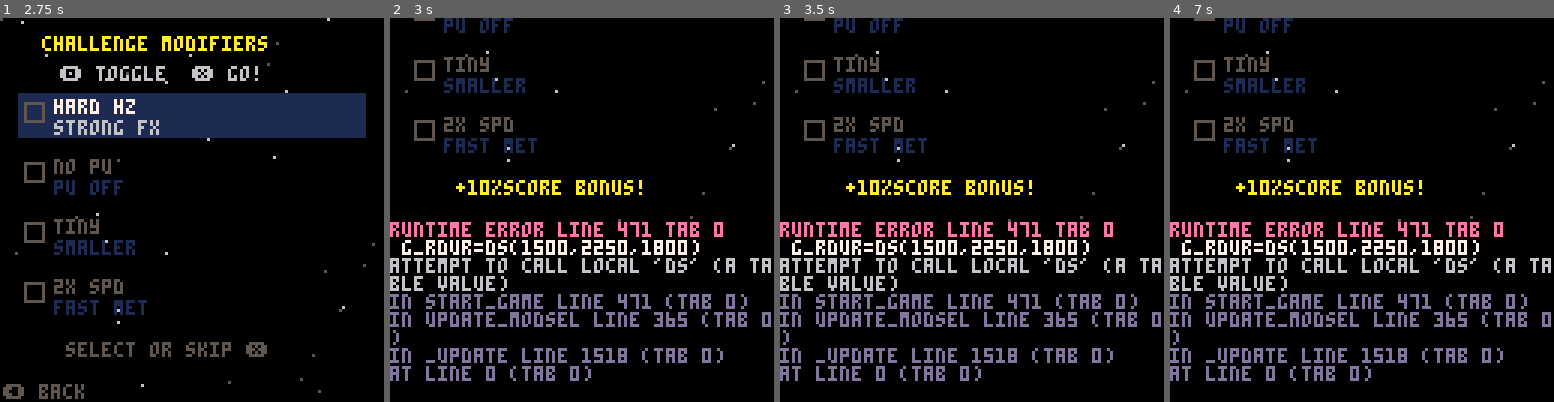
Above: before the commit, frames 1-4 (left to right).
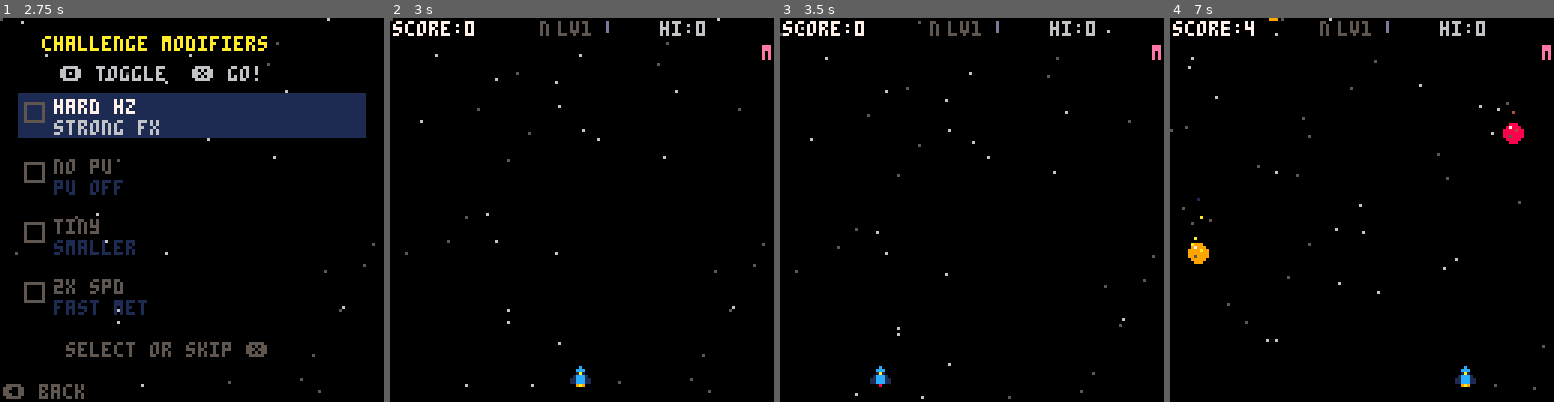
Above: after the commit, the same moments.

Repository: jeffcampbell/game-a-day
Game: PICO-8 cartridge games/2026-03-04/game.p8
The game is run twice, just before and just after one commit, with the same random seed, the same clock (stepped at 60 frames per second) and the same inputs.
Inputs:
- Up to frame 1 (2.75 s): tap X (X key) at 0.33, 1.07, 1.85 s; tap O (Z key) at 0.7, 1.7, 2.1, 2.5 s; hold Right 1.6-2.1 s; hold Up 2.15-2.42 s; hold Right from 2.47 s (still down)
- Up to frame 2 (3 s): keep holding Right; tap O (Z key) at 2.9 s; tap X (X key) at 2.97 s
- Up to frame 3 (3.5 s): release Right at 3.03 s; hold Left from 3.08 s (still down); tap O (Z key) at 3.3 s
- Up to frame 4 (7 s): release Left at 3.58 s; hold Down 3.63-3.97 s; tap O (Z key) every 0.4 s from 3.7 to 6.9 s; hold Right 4.02-4.68 s; tap X (X key) at 4.08, 5.2, 6.32 s; hold Up 4.73-5.03 s; hold Left 5.08-5.68 s; hold Down 5.73-6.03 s; hold Right 6.08-6.58 s; hold Right from 6.63 s (still down)

Frame 1 is identical in both runs. In frame 2, 14% of the frame differs, in the area x 0-100%, y 0-98%; in frame 3, 14%; in frame 4, 14%, in the area x 0-100%, y 0-97%.
Error before the commit: runtime error line 471 tab 0; g_rdur=ds(1500,2250,1800); attempt to call local 'ds' (a table value)

Commit message:
Token consolidation pass for Meteor Dodge (8164→8074 tokens, 90 freed)
Consolidation strategies (no gameplay changes):
- Multi-assignment for zero/false/true/table/string resets in start_game()
- Inlined single-use functions: draw_powerups, lb_reload, save_dlb, save_elb, any_rank
- Removed draw_meteor default params, pass explicitly at call site
- Inlined constants: near_miss_dist (12), ship_w (7), g_rdur

Co-Authored-By: Claude Opus 4.6 <noreply@anthropic.com>

Diff:
--- a/games/2026-03-04/game.p8
+++ b/games/2026-03-04/game.p8
@@ -55,7 +55,6 @@
 go_timer=0
 ship_x=60
 ship_y=116
-ship_w=7
 meteors={}
 particles={}
 stars={}
@@ -72,7 +71,6 @@
 diff_sel=2 -- 1=easy,2=normal,3=hard
 score_mult=1.0
 -- near-miss system
-near_miss_dist=12
 nm_flash=0
 nm_streak=0
 nm_best=0
@@ -193,16 +191,10 @@
  lb_scores={} lb_names={}
  lb_load(lb_bs[d],lb_scores,lb_names)
 end
-function save_dlb(d) lb_save(lb_bs[d],lb_scores,lb_names) end
-function any_rank(s,ls)
- for i=1,5 do if s>ls[i] then return i end end
- return 0
-end
 function load_elb()
  elb_scores={} elb_names={}
  lb_load(lb_bs[4],elb_scores,elb_names)
 end
-function save_elb() lb_save(lb_bs[4],elb_scores,elb_names) end
 function g_ls() return is_endless and elb_scores or lb_scores end
 function g_ln() return is_endless and elb_names or lb_names end
 function _init()
@@ -250,7 +242,7 @@
  local ty=20+sin(t()*0.3)*3
  print("\135 meteor dodge \135",16,ty,10)
  print("dodge the falling meteors!",10,40,7)
- draw_meteor(64,60+sin(t()*0.5)*6,flr(t()*4)%2)
+ draw_meteor(64,60+sin(t()*0.5)*6,flr(t()*4)%2,7,8,10)
  print("\139\145 move left/right",28,80,6)
  print("collect power-ups!",28,90,12)
  if flr(t()*2)%2==0 then
@@ -405,77 +397,31 @@
 function start_game()
  load_dlb(diff_sel)
  state="play"
- score=0
- time_alive=0
- go_timer=0
  ship_x=60
- meteors={}
- particles={}
- spawn_timer=0
+ meteors,particles,powerups={},{},{}
+ score,time_alive,go_timer,spawn_timer,shake,flash=0,0,0,0,0,0
+ nm_flash,nm_streak,nm_best,nm_last_bonus=0,0,0,0
+ shield_count,slowmo_timer,dblscore_timer,pu_flash,pu_collected,inv_timer=0,0,0,0,0,0
+ boss_timer,boss_flash,last_boss_score,tele_timer,tele_dur,boss_vuln=0,0,0,0,0,0
+ dodge_combo,dodge_best,combo_flash=0,0,0
+ boss_waves,boss_tier,boss_n,bd_flash,nm_count,achv_flash=0,0,0,0,0,0
+ ice_slow,sp_frag,ph_dodged,g_timer,g_trans,e_timer=0,0,0,0,0,0
+ boss_active,shld_burst,dbl_atk,g_won=false,false,false,false
+ ta_nodmg,g_nodmg,e_nodmg=true,true,true
+ pu_flash_txt,combo_flash_txt,bd_flash_txt="","",""
+ boss_atk,boss_type,diff_level=1,1,1
+ hz_ct={0,0,0,0,0}
  -- apply difficulty settings
  local ds={{50,0.8,1.0},{40,1.0,1.0},{30,1.2,1.5}}
  local d=ds[diff_sel]
  spawn_rate=d[1] meteor_speed=d[2] score_mult=d[3]
- diff_timer=0
- diff_level=1
- shake=0
- flash=0
- nm_flash=0
- nm_streak=0
- nm_best=0
- nm_last_bonus=0
- -- reset power-ups
- powerups={}
- shield_count=0
- slowmo_timer=0
- dblscore_timer=0
- pu_flash=0
- pu_flash_txt=""
- pu_collected=0
- inv_timer=0
- shld_burst=false
- -- reset boss wave
- boss_active=false
- boss_timer=0
- boss_flash=0
- last_boss_score=0
- boss_atk=1
- boss_type=1
- tele_timer=0
- tele_dur=0
- boss_vuln=0
- dbl_atk=false
- -- reset dodge combo
- dodge_combo=0
- dodge_best=0
- combo_flash=0
- combo_flash_txt=""
- -- reset per-run achievement trackers
- boss_waves=0
- boss_tier=0 boss_n=0
- bd_flash=0
- bd_flash_txt=""
- nm_count=0
- achv_flash=0
- -- reset hazard trackers
- ice_slow=0
- hz_ct={0,0,0,0,0} sp_frag=0
- ph_dodged=0
  -- time attack setup
  ta_time=is_ta and 1500 or 0
- ta_nodmg=true
  if is_ta then score_mult*=1.5 end
  -- gauntlet setup
  g_round=is_gauntlet and 1 or 0
- g_timer=0
- g_trans=0
- g_nodmg=true
- g_won=false
- g_rdur=ds(1500,2250,1800)
  if is_gauntlet then score_mult*=1.3 end
  -- endless setup
- e_timer=0
- e_nodmg=true
  if is_endless then score_mult=1.0 end
  -- apply modifier effects
  if band(mod_active,2)>0 then meteor_speed*=1.5 end
@@ -549,7 +495,7 @@
  -- gauntlet round timer
  if is_gauntlet and g_round>=1 and g_round<=4 then
   g_timer+=1
-  if g_timer>=g_rdur then
+  if g_timer>=ds(1500,2250,1800) then
    if g_round==2 then check_achv(18) end
    g_trans=60
   end
@@ -699,7 +645,7 @@
    local dx=abs((m.x+m.sz/2)-scx)
    local dy=abs((m.y-m.spd*spd_mul)-scy)
    local dist=sqrt(dx*dx+dy*dy)
-   local nm_d=m.htype==2 and near_miss_dist*0.75 or near_miss_dist
+   local nm_d=m.htype==2 and 9 or 12
    local hzm={1.2,1,1.5,2,1,1.3}
    local hzmul=m.htype>0 and hzm[m.htype] or 1
    if dist<nm_d then
@@ -753,7 +699,7 @@
 
  -- collision check
  for m in all(meteors) do
-  if check_col(ship_x,ship_y,ship_w,6,
+  if check_col(ship_x,ship_y,7,6,
    m.x,m.y,m.sz,m.sz) then
    if inv_timer>0 then
     -- invincibility: destroy meteor, award points
@@ -848,7 +794,7 @@
   p.y+=p.spd
   p.anim+=0.05
   -- collect check (slightly larger hitbox for easier pickup)
-  if check_col(ship_x,ship_y,ship_w,6,p.x-1,p.y-1,10,10) then
+  if check_col(ship_x,ship_y,7,6,p.x-1,p.y-1,10,10) then
    collect_powerup(p)
    deli(powerups,i)
   elseif p.y>140 then
@@ -1010,7 +956,9 @@
  sfx(1)
 
  -- check leaderboard qualification
- ne_rank=any_rank(score,g_ls())
+ ne_rank=0
+ local _r=g_ls()
+ for i=1,5 do if score>_r[i] then ne_rank=i break end end
  go_timer=0
  if ne_rank>0 then
   state="name_entry"
@@ -1085,7 +1033,11 @@
  end
 
  -- draw power-ups
- draw_powerups()
+ for p in all(powerups) do
+  local cx,cy=p.x+4,p.y+4
+  circfill(cx,cy,3+sin(p.anim)*0.5,p.col)
+  pset(cx-1,cy-1,7)
+ end
 
  -- draw particles
  draw_particles()
@@ -1186,7 +1138,7 @@
   local rc=rn<=4 and g_rcols[rn] or 8
   print(rtxt,1,122,rc)
   if rn<=4 then
-   local pct=min(g_timer/g_rdur,1)
+   local pct=min(g_timer/ds(1500,2250,1800),1)
    rectfill(1,118,1+pct*40,120,rc)
    rect(1,118,41,120,5)
   end
@@ -1262,27 +1214,14 @@
  end
 end
 
--- draw power-up items
-function draw_powerups()
- for p in all(powerups) do
-  local cx,cy=p.x+4,p.y+4
-  circfill(cx,cy,3+sin(p.anim)*0.5,p.col)
-  pset(cx-1,cy-1,7)
- end
-end
-
 -- leaderboard view state
 lb_dnames={"easy","normal","hard","endless"}
-function lb_reload()
- if lb_vd<4 then load_dlb(lb_vd)
- else load_elb() end
-end
 function update_lbview()
  local prev=lb_vd
  if btnp(0) then lb_vd=max(1,lb_vd-1) end
  if btnp(1) then lb_vd=min(4,lb_vd+1) end
  if lb_vd!=prev then
-  lb_reload()
+  if lb_vd<4 then load_dlb(lb_vd) else load_elb() end
   _log("lb_switch:"..lb_dnames[lb_vd])
  end
  if btnp(4) or btnp(5) then
@@ -1341,7 +1280,7 @@
    hiscore=score
    dset(0,hiscore)
   end
-  if is_endless then save_elb() else save_dlb(diff_sel) end
+  if is_endless then lb_save(lb_bs[4],elb_scores,elb_names) else lb_save(lb_bs[diff_sel],lb_scores,lb_names) end
   sfx(4)
   state="gameover"
   go_timer=0
@@ -1477,7 +1416,6 @@
 end
 
 function draw_meteor(x,y,frame,sz,col,col2)
- sz=sz or 7 col=col or 8 col2=col2 or 10
  local r=sz\2
  local d=frame==0 and -1 or 1
  circfill(x+r,y+r,r,col)
Not shown, changed: games/2026-03-04/game.js
